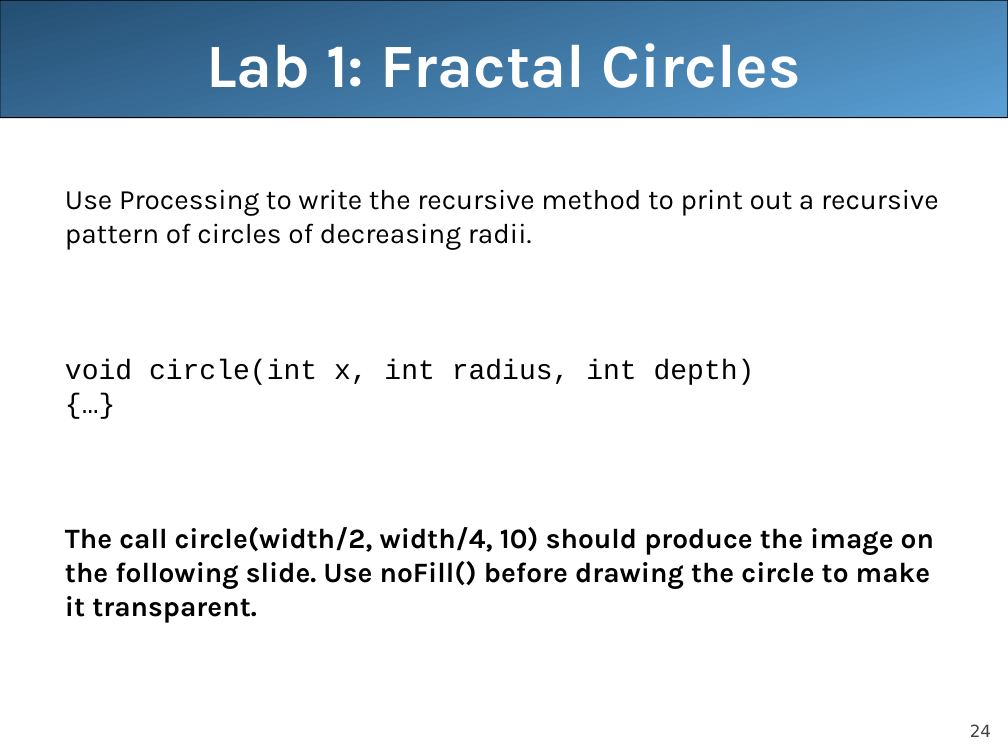
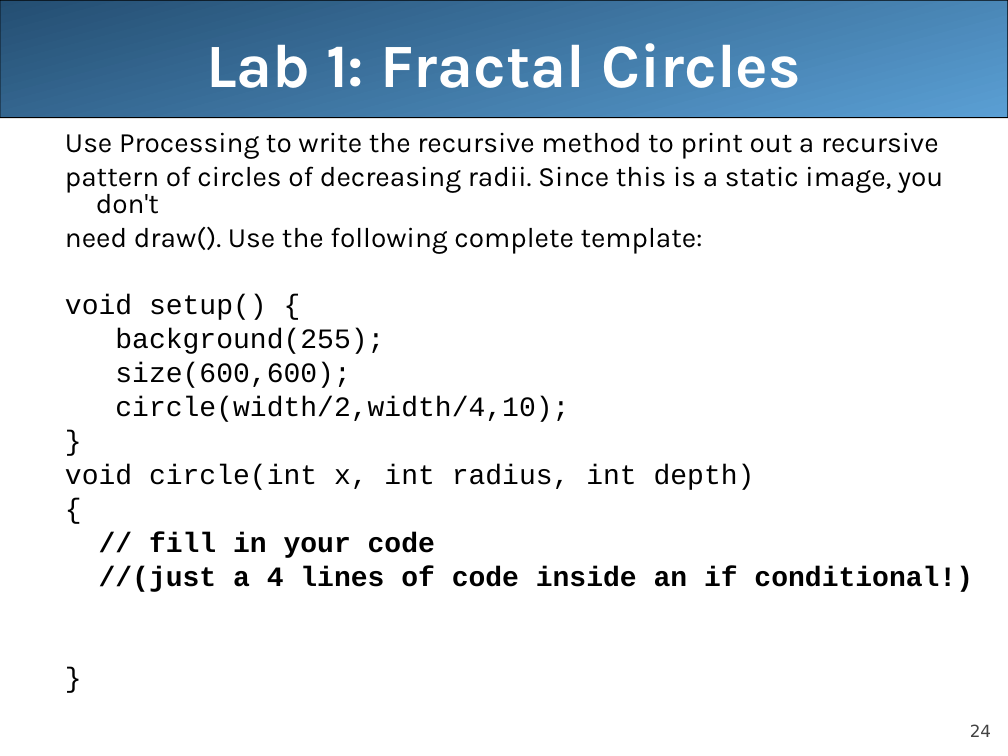
Before and after one commit to LongBaoNguyen/longbaonguyen.github.io, a slide deck: slide 24 of courses/apcsa/lecture23.ppt. Drawn at 1008x756 pixels with LibreOffice and Linux fonts; fonts in the diff are those of the drawing. Boxes give left, top, right and bottom in pixels: in the first picture for what was removed or moved away, otherwise in the second. Text is boxed around its words. In the diff, an @@ line names an element or a change of style, - is before the commit and + after.

```diff
--- a/courses/apcsa/lecture23.ppt
+++ b/courses/apcsa/lecture23.ppt
@@ text "Use Processing to write the ...": place and size @@
-text "Use Processing to write the ..." at (65,189,939,623)
+text "Use Processing to write the ..." at (65,132,973,592)
@@ text at (65,166,943,422): text changed @@
-  pattern of circles of decreasing radii.
+  pattern of circles of decreasing radii. Since this is a static image, you don't
+  need draw(). Use the following complete template:
+  void setup() {
+  background(255);
+  size(600,600);
+  circle(width/2,width/4,10);
+  }
@@ text at (99,532,973,592): text changed; font Karla to Courier New @@
-  {…}
-  The call circle(width/2, width/4, 10) should produce the image on
-  the following slide. Use noFill() before drawing the circle to make
-  it transparent.
+  {
+  // fill in your code
+  //(just a 4 lines of code inside an if conditional!)
+  }
```
Also in this commit, not shown: 1 other slide changed, 2 slides added, 2 slides removed, 6 other files.
